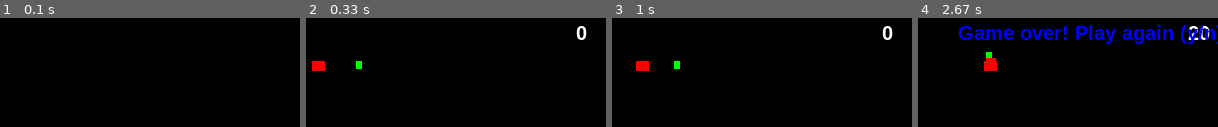
Above: before the commit, frames 1-4 (left to right).
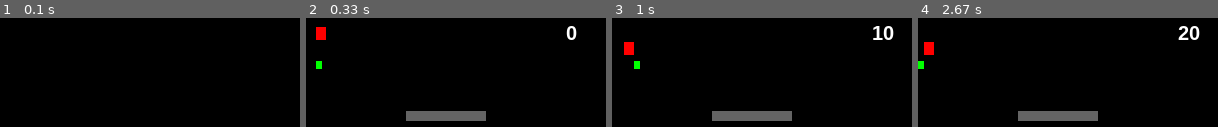
Above: after the commit, the same moments.

Repository: arto-pihlaja/pygame1
Game: pygame game, started from firstgame.py
The game is run twice, just before and just after one commit, with the same random seed, the same clock (stepped at 60 frames per second) and the same inputs.
Inputs:
- Up to frame 1 (0.1 s): no input
- Up to frame 2 (0.33 s): no input
- Up to frame 3 (1 s): hold Right 0.33-0.8 s; hold Up from 0.83 s (still down)
- Up to frame 4 (2.67 s): release Up at 1.13 s; hold Right 1.17-1.63 s; tap Y at 1.67 s; hold Left 2.07-2.6 s; hold Down from 2.63 s (still down)

Frame 1 is identical in both runs. In frame 2, 4.0% of the frame differs, in the area x 2-94%, y 7-95%; in frame 3, 4.0%; in frame 4, 9.6%, in the area x 0-100%, y 6-95%.

Commit message:
multiple snakes + obstacles

Diff:
--- a/firstgame.py
+++ b/firstgame.py
@@ -1,4 +1,6 @@
 import pygame as pg
+from random import randint
+from copy import deepcopy
 
 class FgRectangle():
     def __init__(self, startX, startY, width, height):
@@ -36,6 +38,15 @@
             return True
         else:
             return False
+
+class Step():
+    LEFT = 1
+    RIGHT = 2
+    UP = 3
+    DOWN = 4
+    def __init__(self, size, direction):
+        self.size = size
+        self.direction = direction
 
 class GameCharacter():
     def __init__(self, field, startX, startY, width, height):
@@ -46,15 +57,91 @@
         self.width = width
         self.height = height
 
+    def left(self):
+        return self.x
+
+    def right(self):
+        return self.x + self.width
+
+    def top(self):
+        return self.y
+
+    def bottom(self):
+        return self.y + self.height
+
     def draw(self, colour):
         pg.draw.rect(self.field.screen, colour,\
              (self.x, self.y, self.width,self.height ))
 
+    def isLeftOf(self, char2):
+        return self.right() < char2.left()
+
+    def isRightOf(self, char2):
+        return self.left() > char2.right()
+
+    def isAbove(self, char2):
+        return self.bottom() < char2.top()
+
+    def isBelow(self, char2):
+        return self.top() > char2.bottom()
+
+    def horizontalDistFrom(self, char2):
+        # return abs(self.x - char2.x)
+        dist = 0
+        if self.isLeftOf(char2):
+            dist = char2.left() - self.right()
+        elif self.isRightOf(char2):
+            dist = self.left() - char2.right()
+        return dist
+
+    def verticalDistFrom(self, char2):
+        return abs(self.y - char2.y)
+
+
+    def stepRightCollides(self, step, char2):
+        if self.right() <= char2.left() < (self.right() + step.size)\
+        and char2.top() < self.y < char2.bottom():
+            return True
+        else:
+            return False
+
+    def stepLeftCollides(self, step, char2):
+        if self.left() >= char2.right() > (self.left() - step.size)\
+        and char2.top() < self.y < char2.bottom():
+            return True
+        else:
+            return False
+
+    def stepUpCollides(self, step, char2):
+            if self.top() >= char2.bottom() > (self.top() - step.size)\
+            and char2.left() < self.x < char2.right():
+                return True
+            else:
+                return False
+
+    def stepDownCollides(self, step, char2):
+        if self.bottom() <= char2.top()  < (self.bottom() + step.size)\
+        and char2.left() < self.x < char2.right():
+            return True
+        else:
+            return False
+
+    def stepCollidesWith(self, step, char2):
+        if step.direction == step.RIGHT:
+            return self.stepRightCollides(step, char2)
+        elif step.direction == step.LEFT:
+            return self.stepLeftCollides(step, char2)
+        elif step.direction == step.UP:
+            return self.stepUpCollides(step, char2)
+        elif step.direction == step.DOWN:
+            return self.stepDownCollides(step, char2)
+
+
 
 class FgHero(GameCharacter):
     def __init__(self, field, startX, startY, width, height):
         super().__init__(field, startX, startY, width, height)
-        self.step = 5
+        self.speed = 0
         self.prevKey = []
 
     def move(self):
@@ -63,18 +150,18 @@
             return
 
         if keys == self.prevKey:
-            self.step += 2
-        else:
-            self.step = 3
+            self.speed += 2
+        else:
+            self.speed = 3
 
         if keys[pg.K_LEFT]:
-            self.x -= self.step
+            self.x -= self.speed
         if keys[pg.K_RIGHT]:
-            self.x += self.step
+            self.x += self.speed
         if keys[pg.K_UP]:
-            self.y -= self.step
+            self.y -= self.speed
         if keys[pg.K_DOWN]:
-            self.y += self.step
+            self.y += self.speed
         if self.x > (self.field.width - self.width):
             self.x = (self.field.width - self.width)
         if self.x < 0:
@@ -85,6 +172,9 @@
             self.y = self.field.topMargin
         self.prevKey = keys
 
+    def draw(self):
+        super().draw(self.field.GREEN)
+
 class Snake(GameCharacter):
     def __init__(self, field, startX, startY, width, height):
         super().__init__(field, startX, startY, width, height)
@@ -92,36 +182,95 @@
         self.speed = 3
         self.body = []
 
-    def move(self, hero):
+    def makeStep(self, step):
+        if step.direction == step.LEFT:
+            self.x -= step.size
+        elif step.direction == step.RIGHT:
+            self.x += step.size
+        elif step.direction == step.UP:
+            self.y -= step.size
+        elif step.direction == step.DOWN:
+            self.y += step.size
+
+    def move(self, characters):
+        hero = characters["hero"]
+        makeMove = True
+        heroCaught = False
+        hDist = self.horizontalDistFrom(hero)
+        vDist = self.verticalDistFrom(hero)
+        step = Step(1, 0)
+        if self.isLeftOf(hero):
+            step.direction = step.RIGHT
+            distance = hDist
+        elif self.isRightOf(hero):
+            step.direction = step.LEFT
+            distance = hDist
+        elif self.isAbove(hero):
+            step.direction = step.DOWN
+            distance = vDist
+        elif self.isBelow(hero):
+            step.direction = step.UP
+            distance = vDist
+        else:
+            distance = 0
+            heroCaught = True
+
+        if distance > self.speed:
+            step.size = self.speed
+        else:
+            step.size = distance
+
+        for o in characters["obstacles"]:
+                if self.stepCollidesWith(step, o):
+                    # Can't move towards, so move in other direction
+                    if step.direction == step.LEFT:
+                        step.direction = step.DOWN
+                    elif step.direction == step.RIGHT:
+                        step.direction = step.UP
+                    elif step.direction == step.UP:
+                        step.direction = step.LEFT
+                    elif step.direction == step.DOWN:
+                        step.direction = step.RIGHT
+                    break
+
+        self.makeStep(step)
         self.body.insert(0, (self.x, self.y))
-        if abs(self.x - hero.x) > self.speed:
-            if self.x < hero.x:
-                self.x += self.speed
-            if self.x > hero.x:
-                self.x -= self.speed
-        else:
-            self.x = hero.x
-            if abs(self.y - hero.y) < self.speed:
-                self.y = hero.y
-            else:
-                if self.y < hero.y:
-                    self.y += self.speed
-                if self.y > hero.y:
-                    self.y -= self.speed
-        self.body.insert(0, (self.x, self.y))
+
         while len(self.body) >= self.length:
             self.body.pop()
 
+        return heroCaught
+
     def grow(self):
-        self.length += 2
+        self.length += 1
 
     def speedUp(self):
         self.speed += 1
 
-    def draw(self, colour):
+    def draw(self):
         for p in reversed(self.body):
             self.x, self.y = p
-            super().draw(colour)
+            super().draw(self.field.RED)
+
+class Obstacle(GameCharacter):
+    def __init__(self, field, startX, startY, width, height):
+        super().__init__(field, startX, startY, width, height)
+        self.colour = (100,100,100)
+
+    def hideOld(self):
+        super().draw(self.field.BLACK)
+
+    def move(self, characters):
+        r = randint(0, 2)
+        # if r <1: #swap orientation
+        #     tmpWidth = self.width
+        #     self.width = self.height
+        #     self.height = tmpWidth
+        self.x = randint(0, (self.field.width - self.width))
+        self.y = randint(40, (self.field.height - self.height))
+
+    def draw(self):
+        super().draw(self.colour)
 
 class ScreenProcessor():
     BLACK = (0,0,0)
@@ -141,16 +290,12 @@
     def drawCharacter(self, character, colour):
         pg.draw.rect(self.screen, colour, (character.x, character.y, character.width, character.height ))
 
-    def clearCharacters(self, hero, villain):
+    def clearCharacters(self):
         self.screen.fill(self.BLACK)
-
-    def redrawCharacters(self, hero, villain):
-        hero.draw(self.GREEN)
-        villain.draw(self.RED)
 
     def showScore(self, score):
         text = self.scoreFont.render(str(score), True, self.WHITE)
-        self.screen.blit(text, ((self.width - 30),10))
+        self.screen.blit(text, ((self.width - 40),10))
 
     def showGameOver(self):
         font = pg.font.SysFont("arial", 20, True)
@@ -161,43 +306,77 @@
 class GameDriver():
     def __init__(self, sp):
         self.field = sp
-        self.hero = FgHero(self.field, 50, 50, 6, 8)
-        self.villain = Snake(self.field, 0, 50, 10, 10)
+        self.hero = FgHero(self.field, 10, 50, 6, 8)
+        self.snakes = [Snake(self.field, 10, 10, 10, 10)]
+        self.obstacles = [Obstacle(self.field, 100, 100, 80,10)]
         self.frame = 0
         self.score = 0
+        self.characters = {"hero": self.hero, "snakes": self.snakes, "obstacles": self.obstacles}
+
+    def updateGame(self):
+        heroCaught = self.moveCharacters()
+        self.frame +=1
+        if self.frame % 50 == 0:
+            for s in self.characters["snakes"]:
+                s.grow()
+                s.speedUp()
+
+        if self.frame % 200 == 0:
+            self.characters["snakes"].append(Snake(self.field, 0, 0, 10, 10))
+
+        if self.frame % 50 == 0:
+            for o in self.characters["obstacles"]:
+                o.move(self.characters)
+
+        if self.frame % 200 == 0:
+            self.characters["obstacles"].append(Obstacle(self.field, 0, 30, 80,10))
+
+        self.updateScore()
+
+        return heroCaught
 
     def moveCharacters(self):
-        self.field.clearCharacters(self.hero, self.villain)
-        self.hero.move()
-        self.villain.move(self.hero)
-        self.field.redrawCharacters(self.hero, self.villain)
+        self.field.clearCharacters()
         self.frame +=1
+
+        self.characters["hero"].move()
+        self.characters["hero"].draw()
+        heroCaught = False
+        for s in self.characters["snakes"]:
+            heroCaught = s.move(self.characters)
+            s.draw()
+            if heroCaught:
+                break
+
+        for o in self.characters["obstacles"]:
+            o.draw()
+
+        return heroCaught
+
+    def updateScore(self):
         if self.frame % 10 == 0:
             self.score += 10
-        if self.frame % 20 == 0:
-            self.villain.grow()
-        if self.frame % 40 == 0:
-            self.villain.speedUp()
-
-    def updateScore(self):
         self.field.showScore(self.score)
 
     def noCollision(self):
         noCol = True
-        for p in self.villain.body:
-            sx, sy = p
-            rectVillain = FgRectangle(sx, sy, self.villain.width, self.villain.height)
-            rectHero = FgRectangle(self.hero.x, self.hero.y, self.hero.width, self.hero.height)
-            if rectVillain.overLapWithRectangle(rectHero):
-                noCol = False
+        hero = self.characters["hero"]
+        for s in self.characters["snakes"]:
+            for p in s.body:
+                sx, sy = p
+                rectSnake = FgRectangle(sx, sy, s.width, s.height)
+                rectHero = FgRectangle(hero.x, hero.y, hero.width, hero.height)
+                if rectSnake.overLapWithRectangle(rectHero):
+                    noCol = False
+                    break
+                del rectHero
+                del rectSnake
+            if noCol == False:
                 break
-            del rectHero
-            del rectVillain
         return noCol
 
     def playAgain(self):
         self.field.showGameOver()
-        keys = []
         validResponse = False
         while not(validResponse):
             for event in pg.event.get():
@@ -218,16 +397,18 @@
     while playMore:
         gd = GameDriver(sp)
         gameOn = True
+        heroCaught = False
         while gameOn:
+            heroCaught = gd.updateGame()
+            # gameOn = gd.noCollision()
+            clock.tick(10)
+            pg.display.update()
+            if heroCaught:
+                gameOn = False
             for event in pg.event.get():
                 if event.type == pg.QUIT:
                     gameOn = False
                     playMore = False
-            gd.moveCharacters()
-            gameOn = gd.noCollision()
-            gd.updateScore()
-            clock.tick(10)
-            pg.display.update()
         playMore = gd.playAgain()
     pg.quit()
 
--- a/test_first_game.py
+++ b/test_first_game.py
@@ -12,6 +12,29 @@
         self.width = 400
         self.height = 500
         self.screen = []
+
+class TestGameCharacter(unittest.TestCase):
+    def setUp(self):
+        self.obstacle = fg.GameCharacter(mock.Mock(), 100, 100, 10, 80)
+        self.movingCharacter = fg.GameCharacter(mock.Mock(), 0, 0, 10, 10)
+
+    def test_stepRightCollides(self):
+        self.movingCharacter.x = 89
+        self.movingCharacter.y = 120
+        step = fg.Step(20, fg.Step.RIGHT)
+        self.assertEqual(self.movingCharacter.stepRightCollides(step, self.obstacle), True,\
+             "Failed to notice that step right crosses obstacle")
+
+    def test_stepLeftCollides(self):
+        self.movingCharacter.x = 112
+        self.movingCharacter.y = 120
+        step = fg.Step(4, fg.Step.LEFT)
+        self.assertEqual(self.movingCharacter.stepLeftCollides(step, self.obstacle), True,\
+             "Failed to notice that step left crosses obstacle")
+
+        self.movingCharacter.y = 80
+        self.assertEqual(self.movingCharacter.stepLeftCollides(step, self.obstacle), False,\
+             "Failed to notice that step left goes over obstacle")
 
 class TestCollisionDetection(unittest.TestCase):
     def setUp(self):
@@ -66,14 +89,21 @@
 class TestGameDriver(unittest.TestCase):
     def setUp(self):
         self.gd = fg.GameDriver(mock.Mock())
+        self.gd.field.width = 300
+        self.gd.field.height = 300
+        self.gd.hero.x = 10
+        self.gd.hero.y = 10
+
 
     @mock.patch.object(fg.FgHero, "move")
-    def test_movecharacters(self, mock_move):
+    @mock.patch.object(fg.GameCharacter, "draw")
+    def test_movecharacters(self, mock_move, mock_draw):
         for i in range(0,40):
             self.gd.moveCharacters()
         self.assertEqual(self.gd.score,40,"Failed to count score")
-        self.assertEqual(self.gd.villain.speed, 4, "Failed speeding up snake")
-        self.assertEqual(self.gd.villain.length,7, "Failed growing snake")
+        for s in self.gd.characters["snakes"]:
+            self.assertEqual(s.speed, 4, "Failed speeding up snake")
+            self.assertEqual(s.length,5, "Failed growing snake")
 
     @mock.patch.object(pg.event, "get")
     def test_playAgain(self, mock_get):
